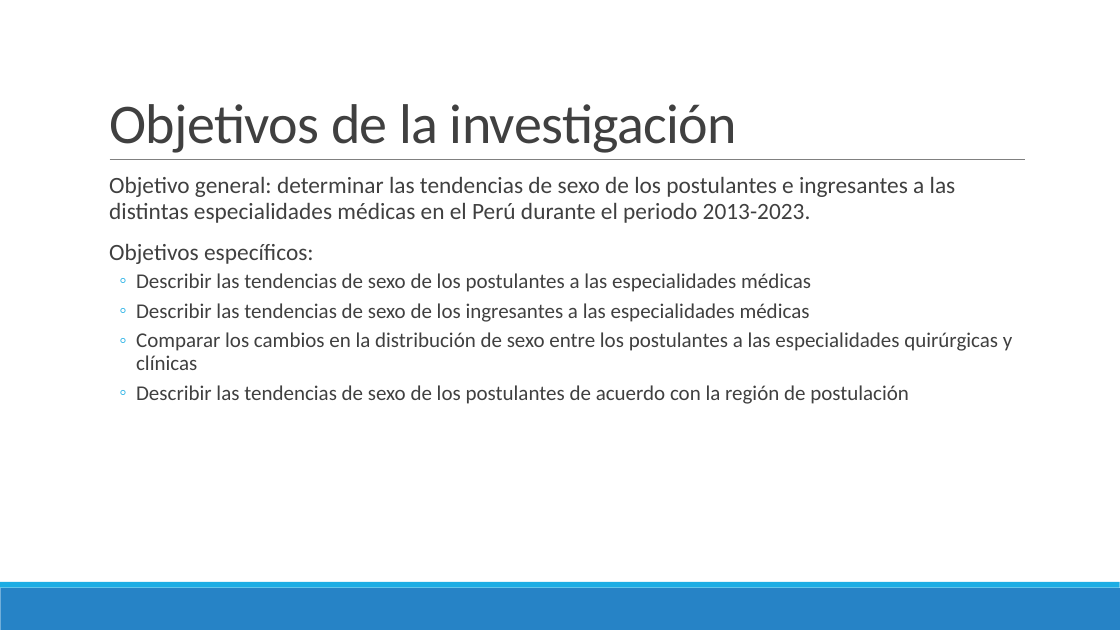
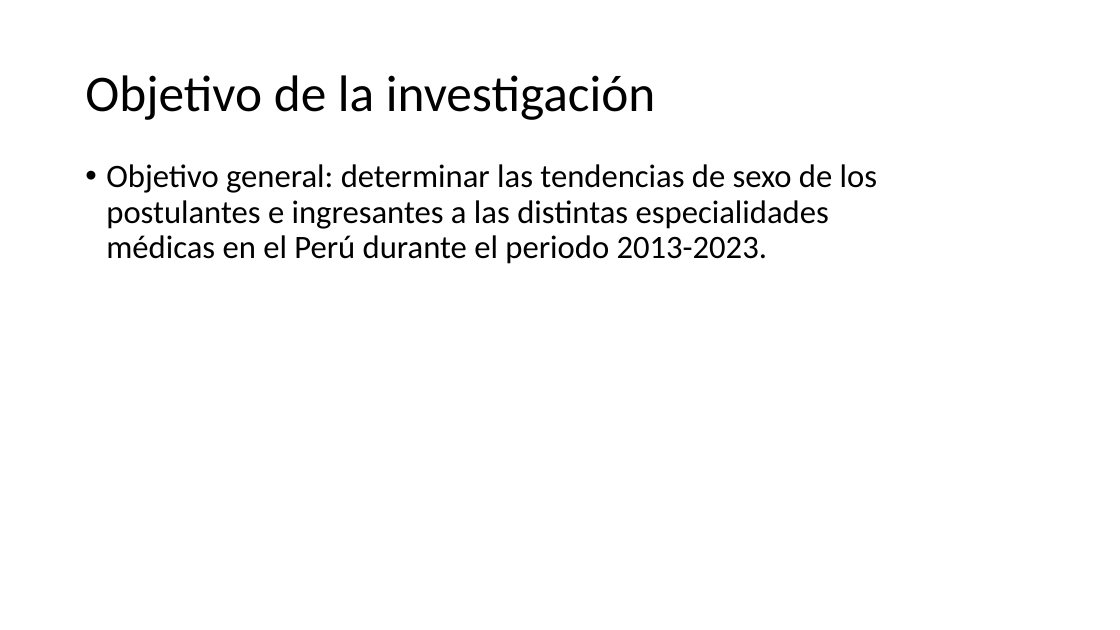
Before and after one commit to danimedi/tesis_genero_especialidades, a slide deck: slide 8 of doc/diapositivas_sustentacion_tesis.pptx. Drawn at 1120x630 pixels with LibreOffice and Linux fonts; fonts in the diff are those of the drawing; background and template pictures are left out. Boxes give left, top, right and bottom in pixels: in the first picture for what was removed or moved away, otherwise in the second. Text is boxed around its words. In the diff, an @@ line names an element or a change of style, - is before the commit and + after.

```diff
--- a/doc/diapositivas_sustentacion_tesis.pptx
+++ b/doc/diapositivas_sustentacion_tesis.pptx
@@ title "Objetivo de la investigación" at [85, 75, 656, 120]: vertical alignment bottom to middle @@
@@ title at [85, 75, 656, 120]: text changed; size 48 to 44 pt; text colour #404040 to #000000 @@
-Objetivos de la investigación
+Objetivo de la investigación
@@ text "Objetivo general: determinar las tendencias ...": place and size @@
-text "Objetivo general: determinar las tendencias ..." at [109, 177, 1012, 404]
+text "Objetivo general: determinar las tendencias ..." at [106, 164, 877, 264]
@@ text "Objetivo general: determinar las tendencias ..." at [106, 164, 877, 264]: size 20 to 28 pt, text colour #404040 to #000000; bullet   to •; less space between paragraphs @@
@@ line removed from (110, 160) to (1026, 160) @@
@@ text at [109, 244, 1012, 404]: paragraphs removed @@
-  Objetivos específicos:
-  ◦ Describir las tendencias de sexo de los postulantes a las especialidades médicas
-  ◦ Describir las tendencias de sexo de los ingresantes a las especialidades médicas
-  ◦ Comparar los cambios en la distribución de sexo entre los postulantes a las especialidades quirúrgicas y clínicas
-  ◦ Describir las tendencias de sexo de los postulantes de acuerdo con la región de postulación
@@ rectangle removed at [0, 588, 1120, 630] @@
@@ rectangle removed at [0, 582, 1120, 588] @@
```
Also in this commit, not shown: 64 other slides changed, 6 slides added, 7 slides removed.
